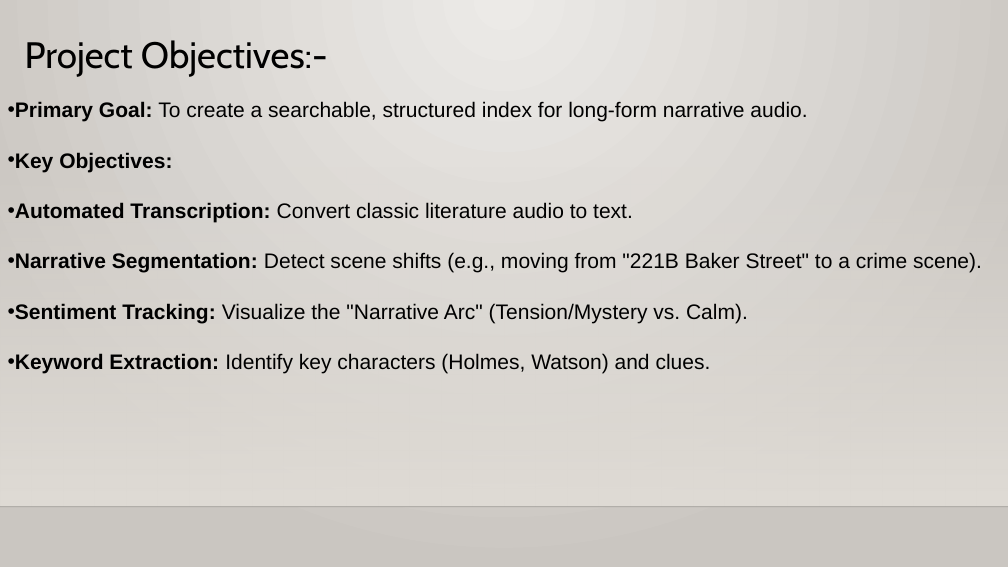
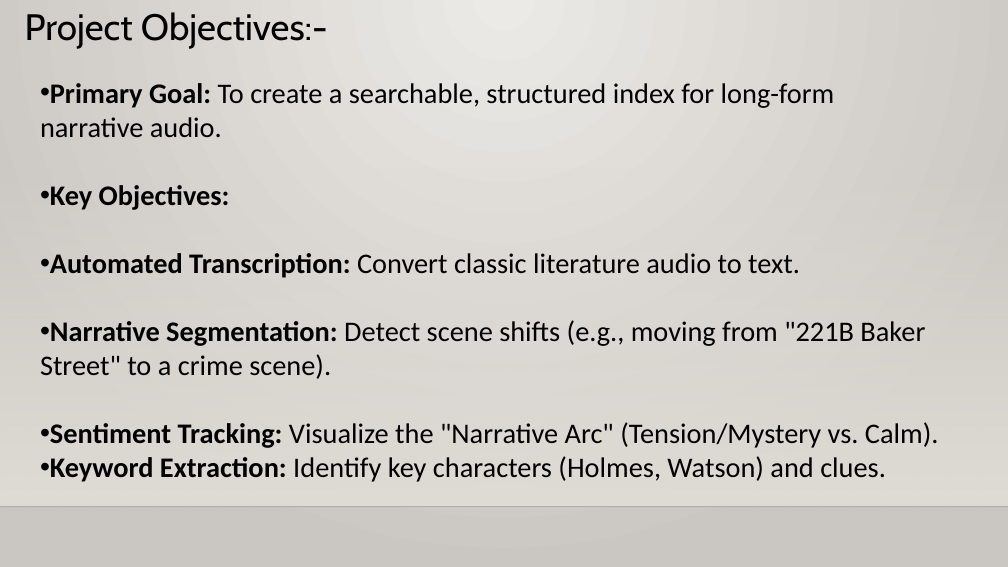
Before and after one commit to Sivashalinimurugesan/Automated-Podcast-Transcription-and-Topic-Segmentation, a slide deck: slide 3 of AI Podcast Transcription.pptx. Drawn at 1008x567 pixels with LibreOffice and Linux fonts; fonts in the diff are those of the drawing; background and template pictures are left out. Boxes give left, top, right and bottom in pixels: in the first picture for what was removed or moved away, otherwise in the second. Text is boxed around its words. In the diff, an @@ line names an element or a change of style, - is before the commit and + after.

Commit message:
updated project presentation

```diff
--- a/AI Podcast Transcription.pptx
+++ b/AI Podcast Transcription.pptx
@@ text "Project Objectives:-" moved from (x1=25, y1=40, x2=328, y2=77) to (x1=25, y1=12, x2=328, y2=49) @@
@@ text "Primary Goal: To create a ..." moved from (x1=15, y1=101, x2=982, y2=374) to (x1=40, y1=83, x2=939, y2=482) @@
@@ text "Primary Goal: To create a ..." at (x1=40, y1=83, x2=939, y2=482): size 20 to 27 pt, font Arial to Calibri @@
```
Also in this commit, not shown: 10 other slides changed, 1 slide added.
